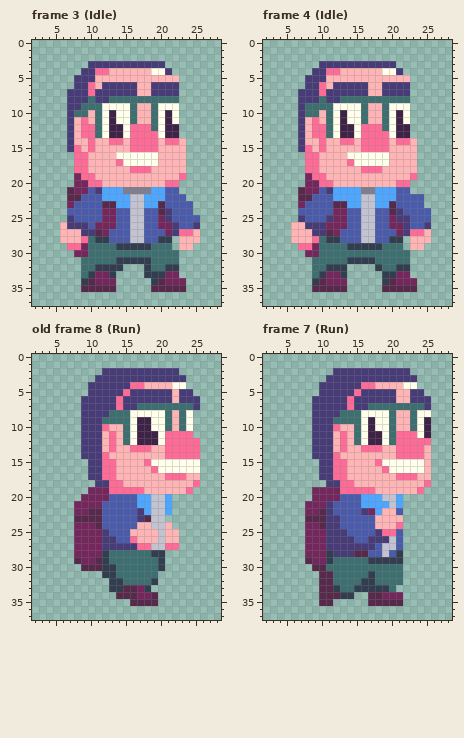
Pixel-art file -- ase_files/sprites/player/moran.aseprite. Above, as it was before the edit.
29x54 pixels, 26 frames. Shown: frame 3 (Idle): x 2..28, y 0..37; frame 4 (Idle): x 2..28, y 0..37; old frame 8 (Run): x 2..28, y 0..37; frame 7 (Run): x 2..28, y 0..37. The commit also changed other frames, which this record leaves out.
After:
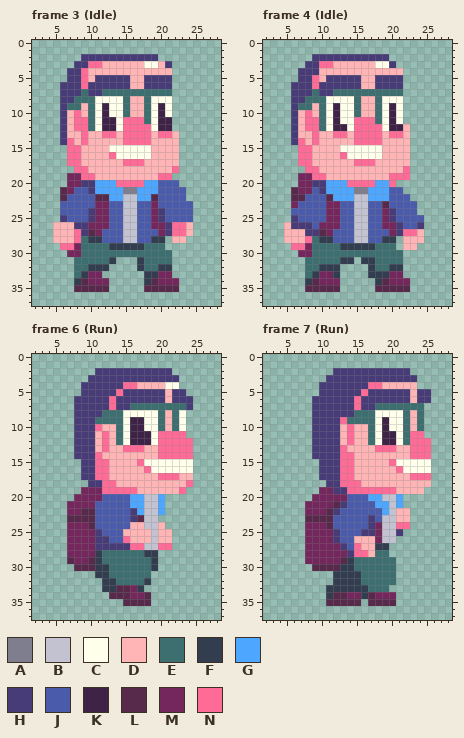
Palette (. is transparent): A #7e7e8f  B #c2c2d1  C #ffffeb  D #ffb5b5  E #3d6e70  F #323e4f  G #4da6ff  H #473b78  J #4b5bab  K #3e2347  L #57294b  M #73275c  N #ff6b97
A new or re-ordered frame is compared with the old frame closest to it.
The edit:
frames re-ordered
Changed rows in their new state; - is an unchanged pixel.
Frame 3 (Idle), layer "Base":
first column x 5:
 2 ----HHHHHHHHHHH------
 3 ---HHNNDDDDDDCCDH----
 4 --HHNDDD------DDD----
 5 --H-NDHHHHH--HHHH.---
 6 -HH-NHH----D-H---.---
 7 -H--EH-EEEEEEEEEE.---
 8 -H-EE-CCCC-DD-CCC.---
 9 -HEED-CK--ED-ECK-.---
10 -HDNDECKC-ED-ECKC.---
11 -HDN-ECK--NNNECK-.---
12 -HDN-ECK-CN---CK-.---
13 -HD--DDNNDN---DNND---
14 -HN-ND--DDN---D-DD.--
15 --N--D--CCCCCCD---.--
16 --N-D---N-----D---.--
17 --N-D----DNNNDD---.--
18 -----------DDD---N.--
19 --M------------NN..--
20 --M-HHGGGNNNNGGJJJ---
21 -LMJJHG-----GG-J--J--
22 -LJJ--LL--B-G-LJ-----
23 -JJ---MMJJB-JJMJ-----
24 -J---HM-J-B-J-MHJ----
25 -HJ--HM-J-B-J-MHJ---.
26 D-D--M--J-B-J-M-HNND.
27 D--N-LMJ--B-J--MHN-D.
28 D--NEF-J--B-J-F-.D-..
29 -N-ME---F----E--.-..-
30 --M-E------------.---
31 ---E----F...-E---.---
32 ---E-F--..--FE-F-.---
33 ---EFM-..------M-.---
34 ---FLM--.----FLM--.--
35 ---L----.----L----.--
Frame 4 (Idle), layer "Base":
first column x 5:
 2 ----HHHHHHHHHHH------
 3 ---HHNNDDDDDDCC------
 4 --HH-DDD------DDD----
 5 --H-NDHHHHH--HHHH.---
 6 -HH-NHH----D-H---.---
 7 -H--EH-EEEEEEEEEE.---
 8 -H-EE-CCCC-DD-CCC.---
 9 -HE-D-CK--ED-ECK-.---
10 -HDNDECKC-ED-ECKC.---
11 -HDN-ECKC-NNNECKC.---
12 -HDN-ECK-CN---CK-D---
13 -HD--DDNNDN---DNND---
14 -HN-ND--DDN---D-DD.--
15 --N--D--CCCCCCD---.--
16 --N-D---N-----D---.--
17 --N-D----DNNNDD---.--
18 -----------DDD---N.--
19 --M------------NNN.--
20 --M-HHGGGNNNNGGN..---
21 -LM-JHG---A-G--J-.---
22 -L-J--L---B-G--J--..-
23 -MJ---MMJJB-JJLJ---.-
24 -J----M-J-B-J-MHJ--..
25 -HJ---M-J-B-J-MHJJ--.
26 DHH-JM--J-B-J-M-HJ-H.
27 D--H-LMJ--B-J--MHN-D.
28 D--NEF-J--B-J-F-.D--.
29 -N-ME---F----E--.D-.-
30 --M-E------------.---
31 ---E----F-.------.---
32 ---E-F--.---FE-F-.---
33 ---EFM-F.---FF-M-.---
34 ---FLM--.----FLM--.--
35 ---L----.----L----.--
Frame 6 (Run) against old frame 8 (Run):
first column x 7:
 2 ----H----------.---
 3 ---H------------.--
 4 --H-----N-D---C-.--
 5 --H----NH-----DH-.-
 6 -H----NH------DH--.
 7 -H----NH-E-------H.
 8 -H---E--C----EDEC.-
 9 -H--E---CK-C-EDEC.-
10 -H--ND-ECK-C-EDEC.-
11 -H--DNDECK--CN---.-
12 -H--DNDECK--CN----.
13 -H--DND-N--D-N----.
14 -H--ND-------N----.
15 --H-N-D---NC------.
16 --H-N-D----NC-----.
17 --H-N-D------N--D-.
18 ---H-N-D---------N.
19 --M--N----D-----N.-
20 -M---J---G-B-G.----
21 M---J----G-B-G.----
22 M-L-J----HGB-G.----
23 L---J----HLB-.-----
24 M--LJ----D-B-D.----
25 M---HJ--D---BD-.---
26 M---H-J-ND--BD-.---
27 M---H----N-B-N-.---
28 M---FE-----F-.-----
29 LM-LFE------F.-----
30 -L--F-E-----F.-----
31 ----F-E-----.------
32 -----F-E---F.------
33 -----F-L-MF.-------
34 ------L--M-L.------
35 --------L---.------
Frame 7 (Run):
first column x 8:
 4 --------H-N---DD--
 5 -------HN----HHD-H
 6 ------HN-----HHD--
 7 ------HN-H-------.
 8 -----HH-EE--CCEDE.
 9 ----HN--EE-KCCEDE.
10 ----H-NDDE-KCCEDE.
11 ----HDNDDECKKCE-N.
12 ----HDNDDECKKCE---
13 ----H---DD-NNDD--N
14 ----HNN------DD--N
15 ----H-N---DDN----C
16 ----H-N----DDN---C
17 ----H-N------DD-NN
18 -------N---------D
19 -.--HH----NNN---D-
20 -----M--J---------
21 ---MLH--JJ--------
22 --MLH---JJJGBDD---
23 ---LJ----HJBB-D---
24 --MLJ----HMBB-N---
25 ---M-J--HHMBBH----
26 ---M-JJDDDMB-.----
27 ---MM-JNDDFF..----
28 ---MMM-NNDEE..----
29 M--MMLF--EEEE.----
30 ---LLFF------.----
31 --..FFFF-E---.----
32 --..FFFFEE---.----
33 --.F-FF--EEE.-----
34 --.F-LMMF-M--.----
35 --.-LLLL-----.----
Boxes around the changes in both pictures, in picture pixels (x1, y1, x2, y2):
changed: (53, 54, 200, 292)
changed: (284, 54, 431, 292)
changed: (67, 368, 200, 606)
changed: (305, 382, 431, 606)
